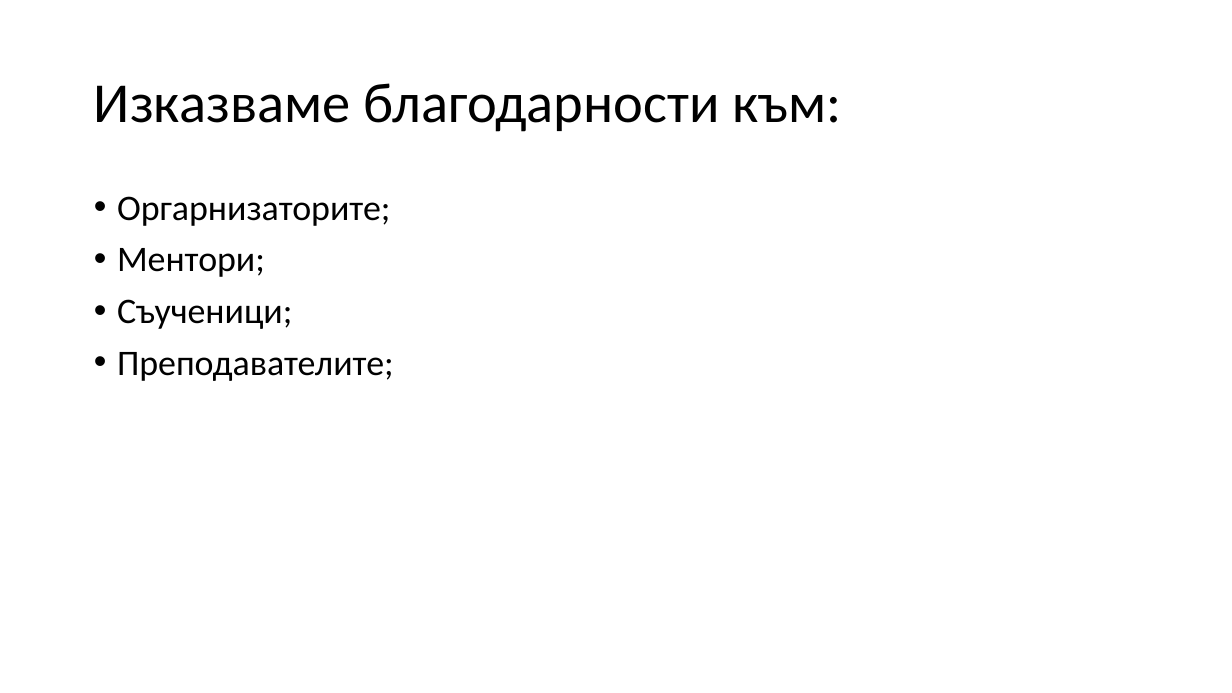
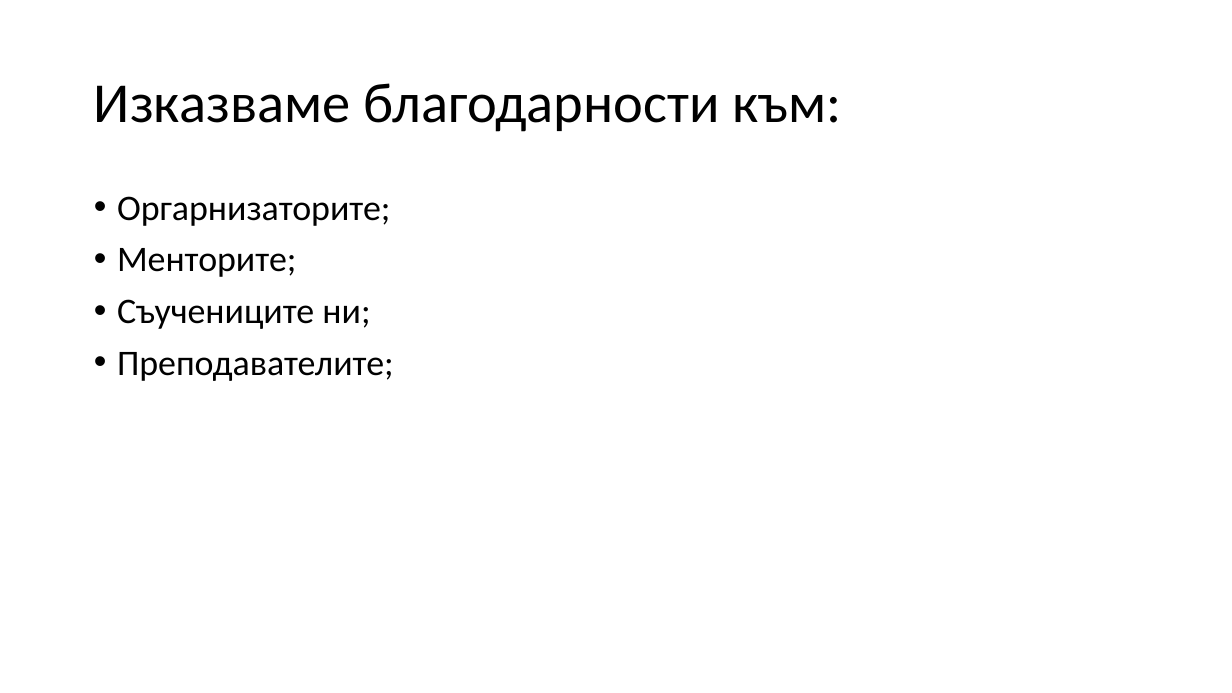
Before and after one commit to marti456/bri4ka-hacktues, a slide deck: slide 6 of PP-Prevenciq.free.bg.pptx. Drawn at 1232x693 pixels with LibreOffice and Linux fonts; fonts in the diff are those of the drawing; background and template pictures are left out. Boxes give left, top, right and bottom in pixels: in the first picture for what was removed or moved away, otherwise in the second. Text is boxed around its words. In the diff, an @@ line names an element or a change of style, - is before the commit and + after.

```diff
--- a/PP-Prevenciq.free.bg.pptx
+++ b/PP-Prevenciq.free.bg.pptx
@@ text at [117,248,370,329]: text changed @@
-• Ментори;
-• Съученици;
+• Менторите;
+• Съучениците ни;
```
Also in this commit, not shown: 1 other slide changed.
